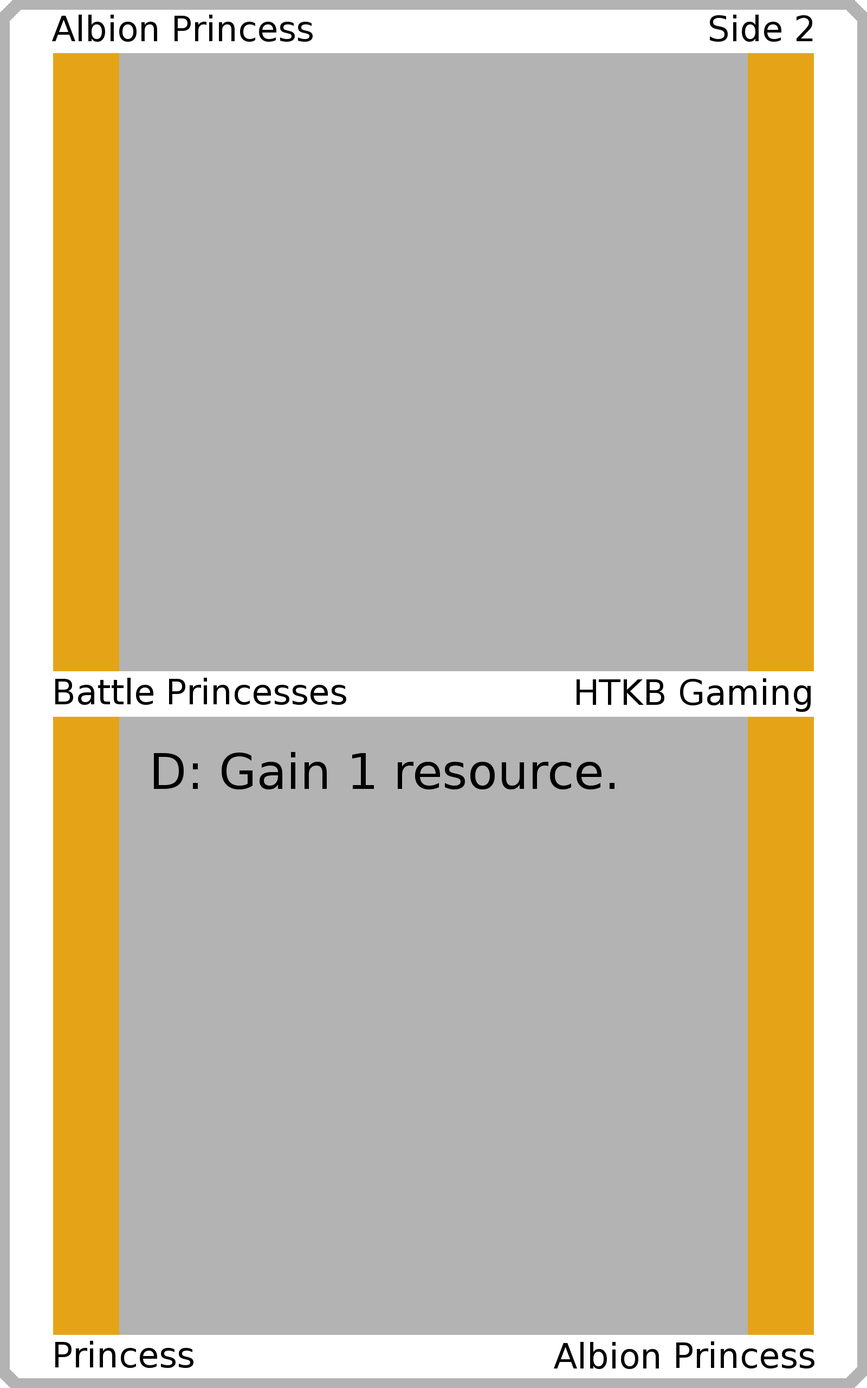
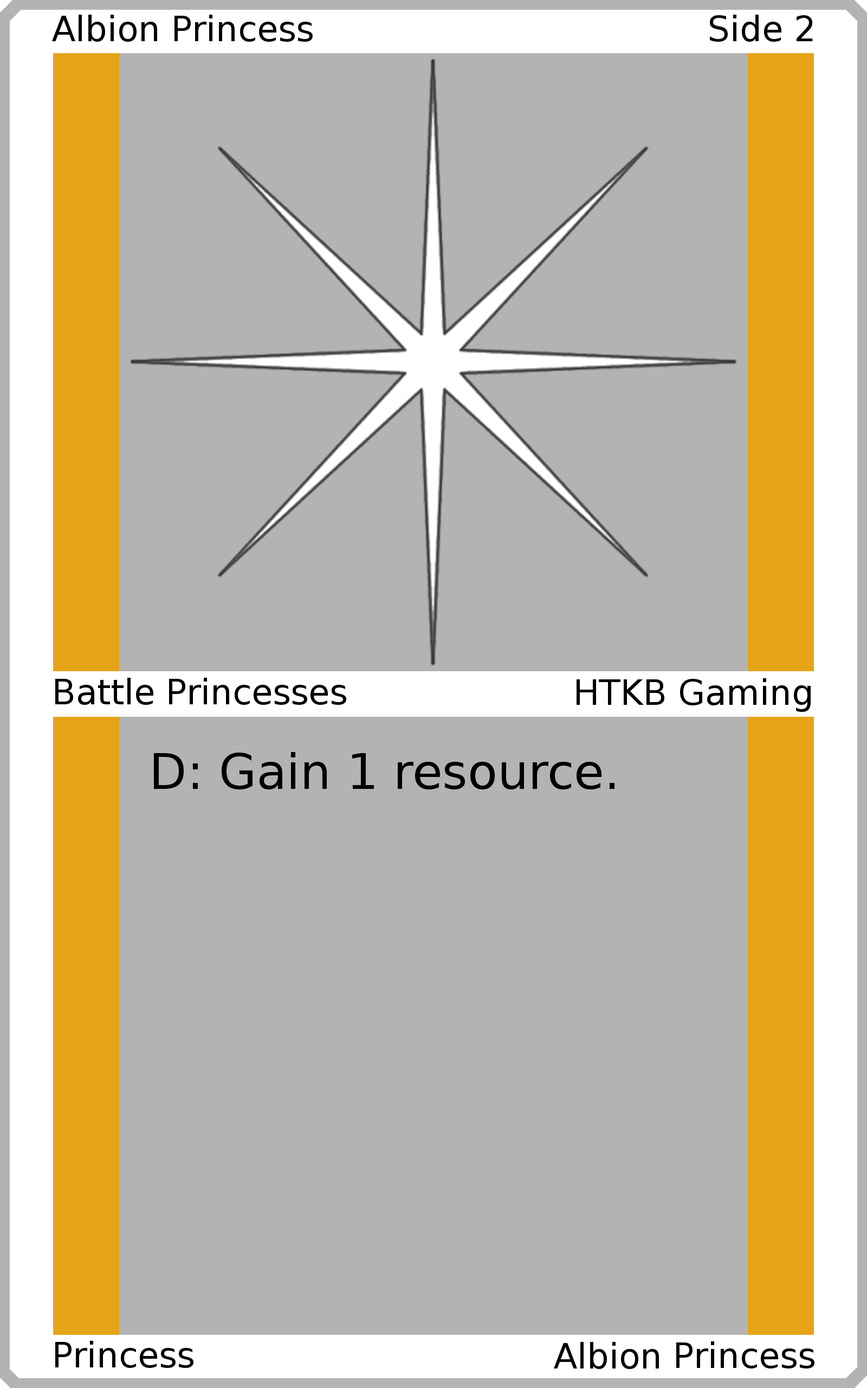
Layers edited between the first and the second 867 × 1388 image:
added layer "Art" above "Top Background" over 129, 57, 738, 666
